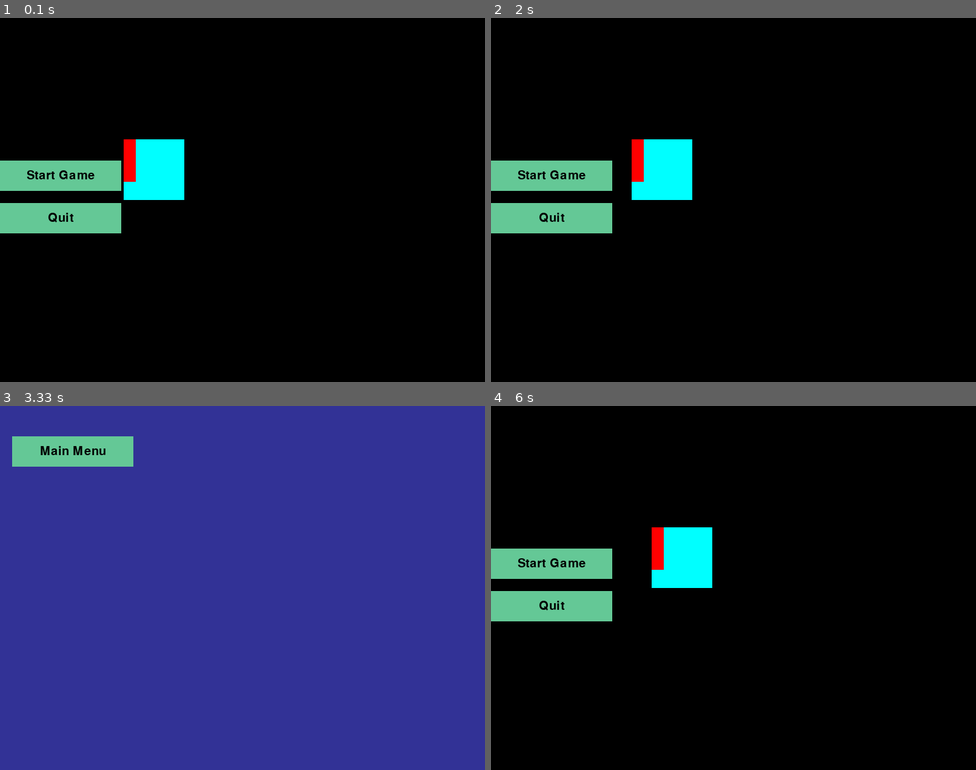
Above: before the commit, frames 1-4 (two rows, left to right).
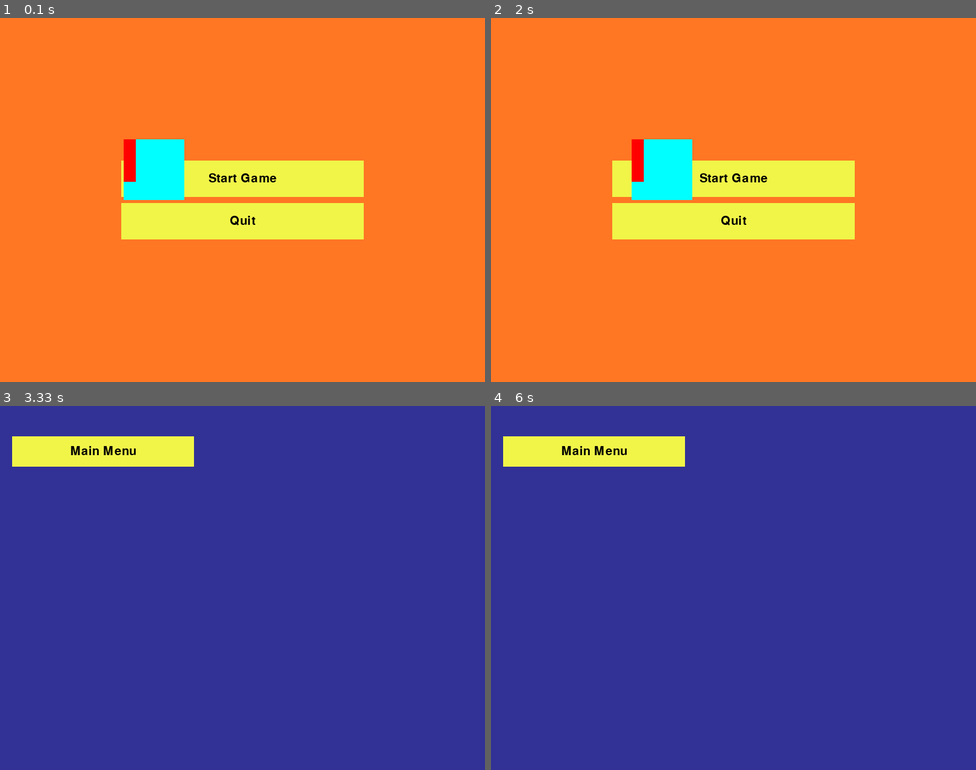
Above: after the commit, the same moments.

Repository: VincentPauley/pygame-hot-rope
Game: pygame game, started from src/main.py
The game is run twice, just before and just after one commit, with the same random seed, the same clock (stepped at 60 frames per second) and the same inputs.
Inputs (mouse positions are in pixels of both pictures, inside the frame that each line leads up to):
- Up to frame 1 (0.1 s): no input
- Up to frame 2 (2 s): click "Start Game" at 0.38 s; click (607, 65) at 1.72 s
- Up to frame 3 (3.33 s): click "Start Game" at 2.05 s
- Up to frame 4 (6 s): click (588, 464) at 5.38 s; click (752, 573) at 5.72 s

The runs differ from the first frame. In frame 1, 98% of the frame differs, in the area x 0-100%, y 0-100%; in frame 2, 98%; in frame 3, 3.1%; in frame 4, 100%.

Commit message:
feat: button coloring and group centering

Diff:
--- a/src/classes/button.py
+++ b/src/classes/button.py
@@ -9,14 +9,15 @@
 
 
 class Button(Entity):
-    width = 200
-    height = 50
-    color = (100, 200, 150)
-
-    def __init__(self, text, onclick, coords=(0, 0)):
+    def __init__(
+        self, text, onclick, color=(255, 255, 255), coords=(0, 0), dimensions=(10, 10)
+    ):
         super().__init__("button", "ui", "buttons")
+        self.color = color
         self.x = coords[0]
         self.y = coords[1]
+        self.width = dimensions[0]
+        self.height = dimensions[1]
         self.rect = pygame.Rect(self.x, self.y, self.width, self.height)
 
         self.text = text
--- a/src/main.py
+++ b/src/main.py
@@ -13,11 +13,18 @@
 screen = pygame.display.set_mode((SCREEN_WIDTH, SCREEN_HEIGHT))
 pygame.display.set_caption(config["window"]["caption"])
 
+COLOR_PRIMARY_ORANGE = (255, 118, 35)
+COLOR_PRIMARY_YELLOW = (241, 245, 72)
+
 
 # button group configuration.
 # maybe this becomes a class, but should let you pick container size along with strd opts
 def define_button_group(
-    container_dimensions=(0, 0), orientation="vertical", button_height=60, buttons=[]
+    container_dimensions=(0, 0),
+    orientation="vertical",
+    button_width=300,
+    button_height=60,
+    buttons=[],
 ):
     # orientation "vertical" | "horizontal"
     # inner_margin: "int" (separate buttons buy)
@@ -35,12 +42,19 @@
     group_height = len(buttons) * button_height + gutter_count * inner_margin
 
     container_y = (container_height - group_height) / 2
+    container_x = (container_width - button_width) / 2
 
     for index, button in enumerate(buttons):
         button_y = container_y + index * (button_height + inner_margin)
-        button_x = 0  # < TODO: center to container
+        button_x = container_x  # < TODO: center to container
         group_entities.append(
-            Button(button["text"], button["onclick"], (button_x, button_y))
+            Button(
+                button["text"],
+                button["onclick"],
+                COLOR_PRIMARY_YELLOW,
+                (button_x, button_y),
+                (button_width, button_height),
+            )
         )
 
     return group_entities
@@ -58,6 +72,7 @@
 main_menu_buttons = define_button_group(
     (SCREEN_WIDTH, SCREEN_HEIGHT),
     "vertical",
+    400,
     60,
     [
         {"text": "Start Game", "onclick": lambda: scene_manager.change_scene("game")},
@@ -147,6 +162,7 @@
         "handle_quit": handle_quit,
         "entities": main_menu_instance.entities,
         "process": main_menu_instance.process,
+        "bg_color": COLOR_PRIMARY_ORANGE,
     }
 )
 game = Scene(
@@ -155,7 +171,11 @@
         "handle_quit": handle_quit,
         "entities": [
             Button(
-                "Main Menu", lambda: scene_manager.change_scene("main_menu"), (20, 50)
+                "Main Menu",
+                lambda: scene_manager.change_scene("main_menu"),
+                COLOR_PRIMARY_YELLOW,
+                (20, 50),
+                (300, 50),
             )
         ],
         "process": temp,
